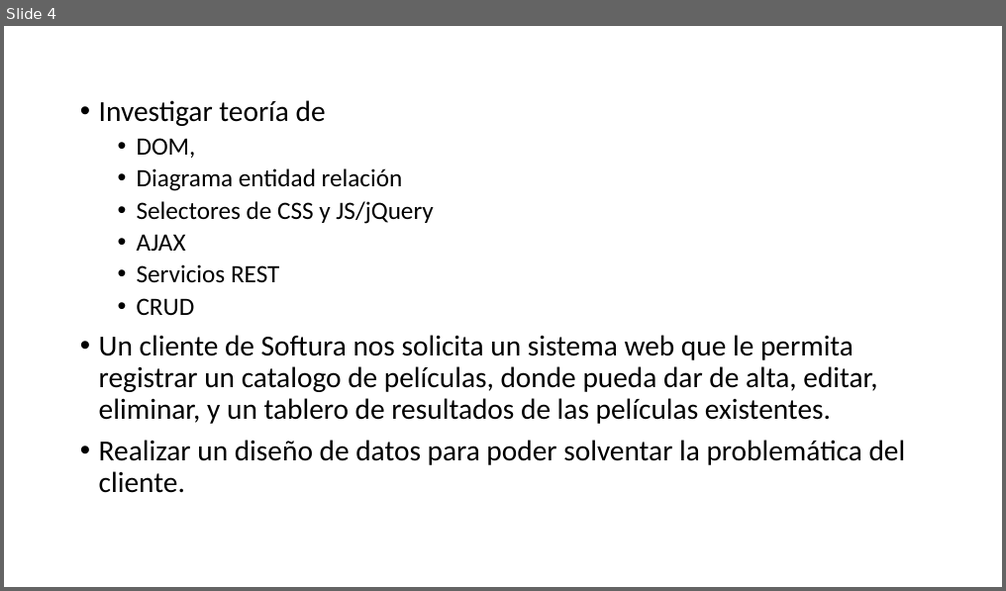
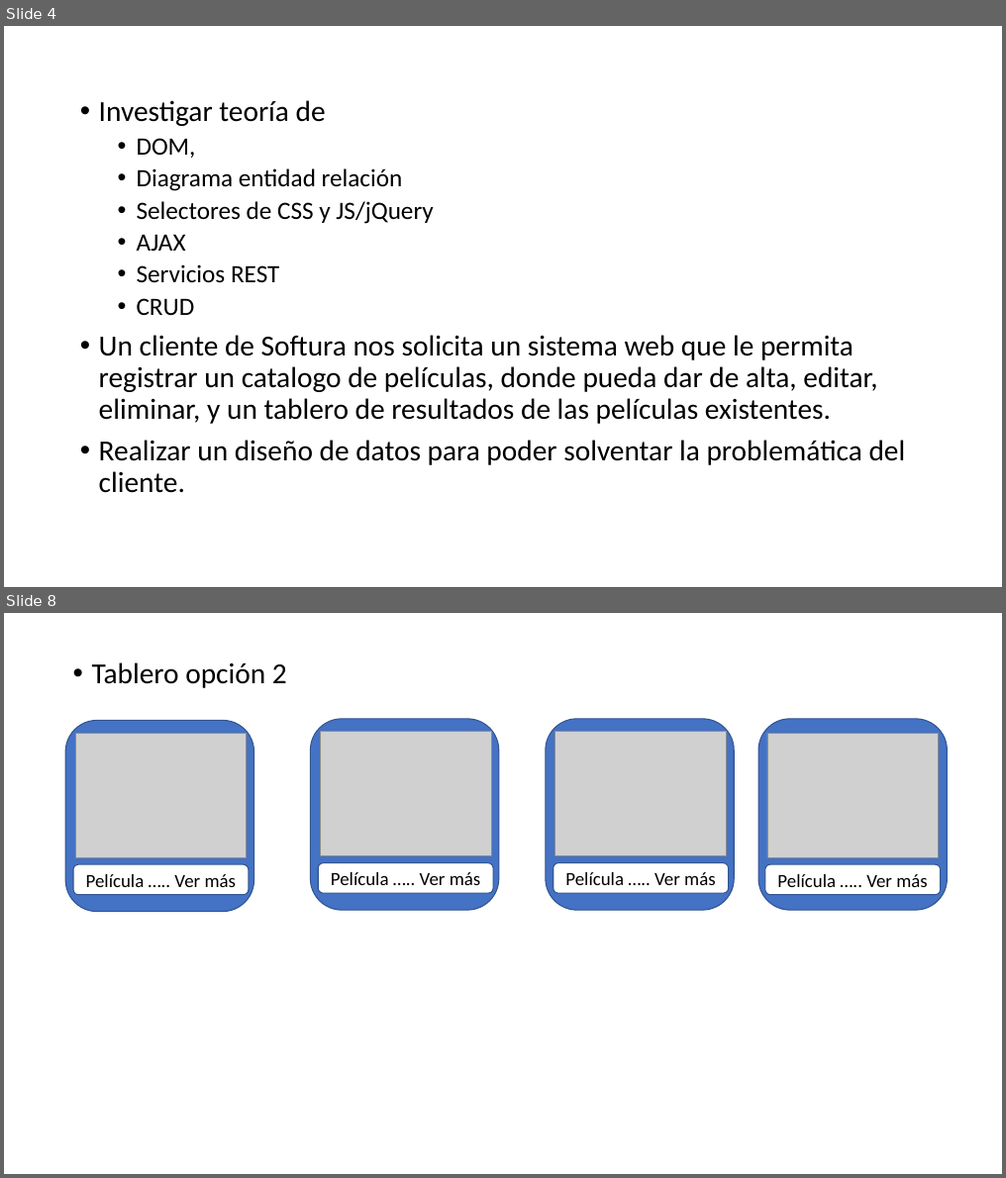
Before and after one commit to enriquecr1990/cap_php_jun22, a slide deck: actividades/Desarrollo Web.pptx. Shown one above the other, each under a label of ours: slide 4 before the commit, slides 4 and 8 after it; the slides between them are not shown. The pictures are 1006x591 and 1006x1178 pixels, drawn with LibreOffice and Linux fonts; fonts in the diff are those of the drawing; grey boxes stand for pictures. Boxes give left, top, right and bottom in pixels: in the first picture for what was removed or moved away, otherwise in the second. Text is boxed around its words. In the diff, an @@ line names an element or a change of style, - is before the commit and + after.

```diff
--- a/actividades/Desarrollo Web.pptx
+++ b/actividades/Desarrollo Web.pptx
@@ slide 8 added at (4, 613, 1002, 1174), background #FFFFFF @@
@@ text added at (92, 663, 287, 688), 28 pt, text #000000 @@
+• Tablero opción 2
@@ rounded rectangle added at (65, 720, 254, 912), fill #4472C4, outline #325491 1 pt @@
@@ rounded rectangle added at (310, 719, 499, 910), fill #4472C4, outline #325491 1 pt @@
@@ picture added at (321, 731, 491, 857) @@
@@ rounded rectangle added at (546, 719, 734, 910), fill #4472C4, outline #325491 1 pt @@
@@ picture added at (555, 731, 727, 857) @@
@@ rounded rectangle added at (758, 719, 947, 910), fill #4472C4, outline #325491 1 pt @@
@@ picture added at (75, 733, 246, 858) @@
@@ picture added at (767, 733, 939, 858) @@
@@ rounded rectangle added at (73, 864, 249, 894), fill #FFFFFF, outline #325491 1 pt, 18 pt, text #000000 @@
+Película ….. Ver más
@@ rounded rectangle added at (319, 863, 494, 893), fill #FFFFFF, outline #325491 1 pt, 18 pt, text #000000 @@
+Película ….. Ver más
@@ rounded rectangle added at (553, 863, 729, 893), fill #FFFFFF, outline #325491 1 pt, 18 pt, text #000000 @@
+Película ….. Ver más
@@ rounded rectangle added at (765, 864, 941, 894), fill #FFFFFF, outline #325491 1 pt, 18 pt, text #000000 @@
+Película ….. Ver más
```
Also in this commit, not shown: 4 other slides added, 49 other files.
